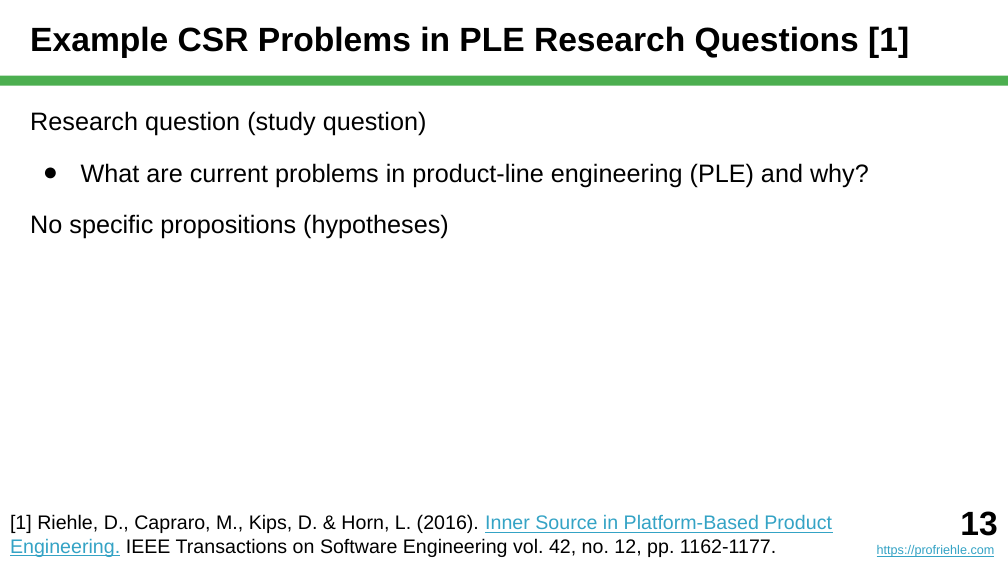
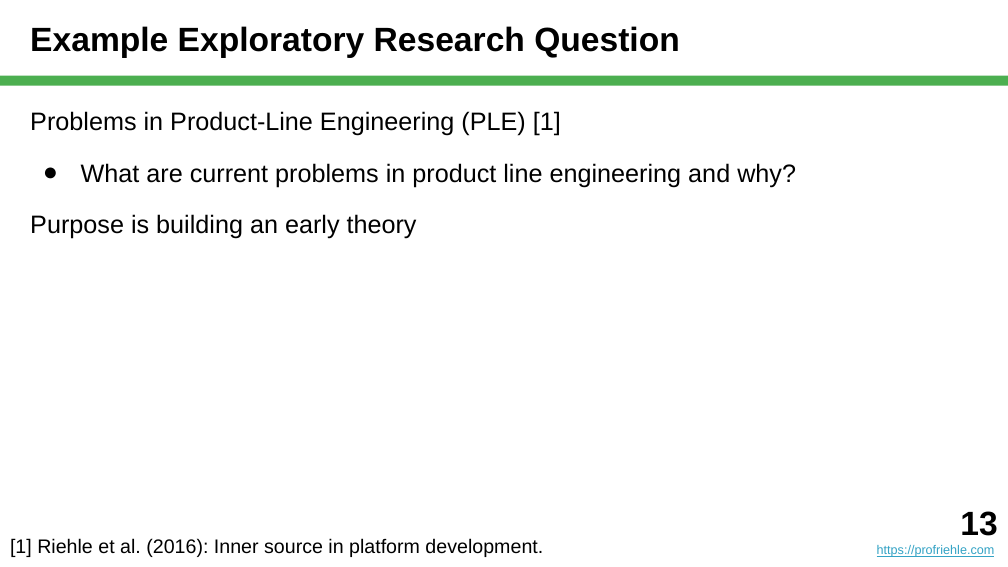
Before and after one commit to dirkriehle/nyt-course, a slide deck: slide 13 of Lecture slides/NYT C05 - Case Study Research.pptx. Drawn at 1008x567 pixels with LibreOffice and Linux fonts; fonts in the diff are those of the drawing. Boxes give left, top, right and bottom in pixels: in the first picture for what was removed or moved away, otherwise in the second. Text is boxed around its words. In the diff, an @@ line names an element or a change of style, - is before the commit and + after.

Commit message:
Step by step, about to finish theory building part.

```diff
--- a/Lecture slides/NYT C05 - Case Study Research.pptx
+++ b/Lecture slides/NYT C05 - Case Study Research.pptx
@@ title at [30,26,680,58]: text changed @@
-Example CSR Problems in PLE Research Questions [1]
+Example Exploratory Research Question
@@ text at [30,111,796,239]: text changed @@
-Research question (study question)
-● What are current problems in product-line engineering (PLE) and why?
-No specific propositions (hypotheses)
+Problems in Product-Line Engineering (PLE) [1]
+● What are current problems in product line engineering and why?
+Purpose is building an early theory
@@ text at [10,538,543,557]: text changed @@
-[1] Riehle, D., Capraro, M., Kips, D. & Horn, L. (2016). Inner Source in Platform-Based Product Engineering. IEEE Transactions on Software Engineering vol. 42, no. 12, pp. 1162-1177.
+[1] Riehle et al. (2016): Inner source in platform development.
```
Also in this commit, not shown: 14 other slides changed, 21 slides added, 16 slides removed, 14 other files.
